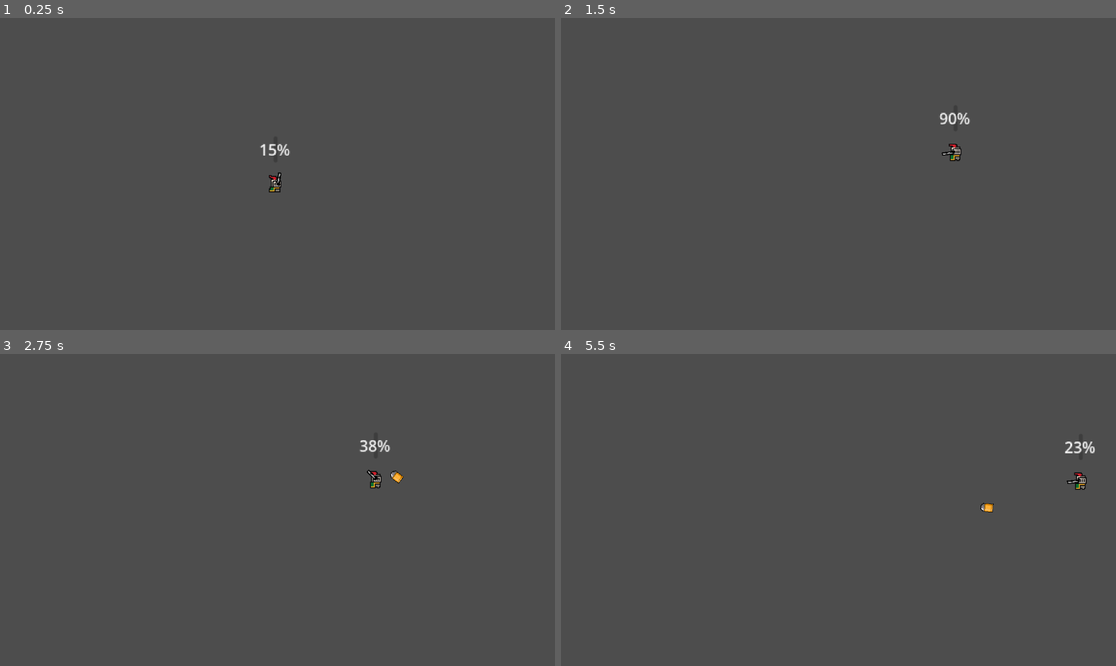
Above: before the commit, frames 1-4 (two rows, left to right).
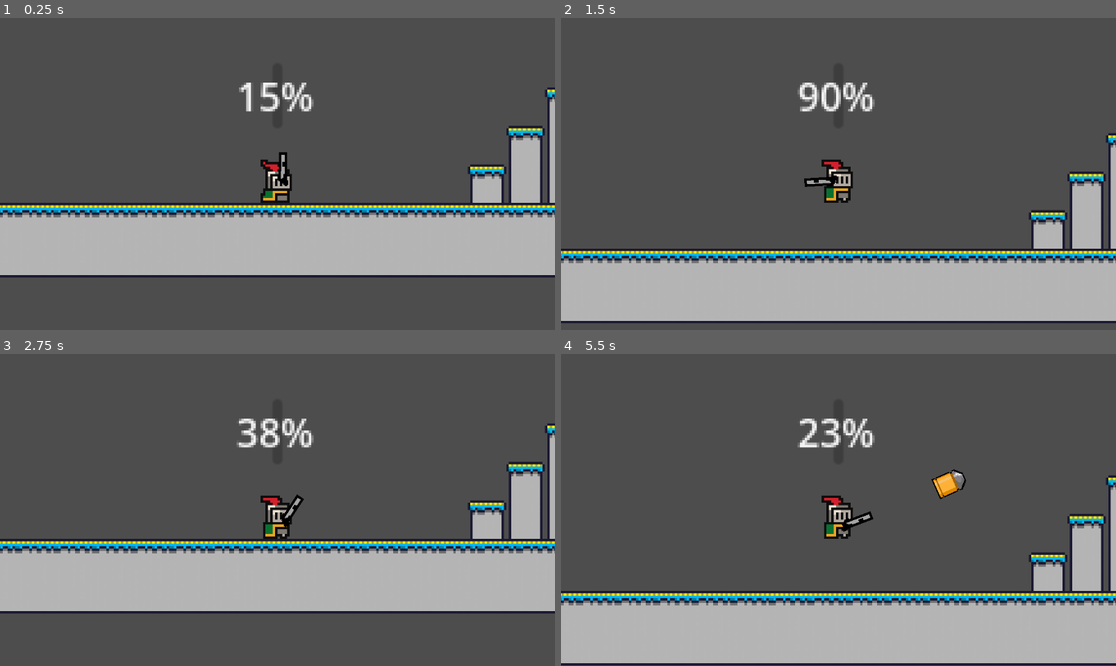
Above: after the commit, the same moments.

Repository: BridgetWidget/IT145-Project
Game: Godot game, scene res://areas.tscn
The game is run twice, just before and just after one commit, with the same random seed, the same clock (stepped at 60 frames per second) and the same inputs. Before the commit the project starts from res://world.tscn.
Inputs (mouse positions are in pixels of both pictures, inside the frame that each line leads up to):
- Up to frame 1 (0.25 s): no input
- Up to frame 2 (1.5 s): tap Enter (ui_accept) at 0.5, 0.6 s; move the mouse to (960, 158) at 0.52 s; hold Right (ui_right) from 0.53 s (still down); tap Space (Jump, bound only after the commit) at 0.77, 0.8, 1.07, 1.35 s; move the mouse to (727, 189) at 1.27 s
- Up to frame 3 (2.75 s): tap Space (Jump, bound only after the commit) at 1.52, 1.82, 2.3 s; tap Enter (ui_accept) at 1.55 s; move the mouse to (333, 441) at 2.02 s; release Right (ui_right) at 2.03 s; hold Left (ui_left) from 2.03 s (still down); click (333, 441) at 2.1 s
- Up to frame 4 (5.5 s): move the mouse to (810, 572) at 2.77 s; release Left (ui_left) at 2.78 s; hold Right (ui_right) 2.78-4.28 s; tap Enter (ui_accept) at 2.85, 3.6, 4.55 s; tap Space (Jump, bound only after the commit) at 3.02, 3.32, 3.77, 3.8, 4.07, 4.35, 4.52, 4.82, 5.3 s; move the mouse to (1005, 556) at 3.52 s; move the mouse to (672, 463) at 4.27 s; hold Left (ui_left) 4.28-5.03 s; move the mouse to (866, 510) at 5.02 s; hold Right (ui_right) from 5.03 s (still down); click (866, 510) at 5.1 s

The runs differ from the first frame. In frame 1, 28% of the frame differs, in the area x 0-100%, y 20-84%; in frame 2, 28%; in frame 3, 28%; in frame 4, 29%, in the area x 0-100%, y 20-100%.

Commit message:
Add files via upload

Diff:
--- /dev/null
+++ b/areas.tscn
@@ -0,0 +1,102 @@
+[gd_scene load_steps=5 format=3 uid="uid://babwbha0urgm8"]
+
+[ext_resource type="Texture2D" uid="uid://cjohmu1tufatu" path="res://tiles_1.png" id="1_bj23a"]
+[ext_resource type="PackedScene" uid="uid://dxvdsmbmfywcv" path="res://player.tscn" id="2_ny6da"]
+
+[sub_resource type="TileSetAtlasSource" id="TileSetAtlasSource_kmahy"]
+texture = ExtResource("1_bj23a")
+0:0/0 = 0
+0:0/0/physics_layer_0/polygon_0/points = PackedVector2Array(-8, -8, 8, -8, 8, 8, -8, 8)
+1:0/0 = 0
+1:0/0/physics_layer_0/polygon_0/points = PackedVector2Array(-8, -8, 8, -8, 8, 8, -8, 8)
+2:0/0 = 0
+2:0/0/physics_layer_0/polygon_0/points = PackedVector2Array(-8, -8, 8, -8, 8, 8, -8, 8)
+3:0/0 = 0
+3:0/0/physics_layer_0/polygon_0/points = PackedVector2Array(-8, -8, 8, -8, 8, 8, -8, 8)
+4:0/0 = 0
+4:0/0/physics_layer_0/polygon_0/points = PackedVector2Array(-8, -8, 8, -8, 8, 8, -8, 8)
+5:0/0 = 0
+5:0/0/physics_layer_0/polygon_0/points = PackedVector2Array(-8, -8, 8, -8, 8, 8, -8, 8)
+0:1/0 = 0
+0:1/0/physics_layer_0/polygon_0/points = PackedVector2Array(-8, -8, 8, -8, 8, 8, -8, 8)
+1:1/0 = 0
+1:1/0/physics_layer_0/polygon_0/points = PackedVector2Array(-8, -8, 8, -8, 8, 8, -8, 8)
+2:1/0 = 0
+2:1/0/physics_layer_0/polygon_0/points = PackedVector2Array(-8, -8, 8, -8, 8, 8, -8, 8)
+3:1/0 = 0
+3:1/0/physics_layer_0/polygon_0/points = PackedVector2Array(-8, -8, 8, -8, 8, 8, -8, 8)
+4:1/0 = 0
+4:1/0/physics_layer_0/polygon_0/points = PackedVector2Array(-8, -8, 8, -8, 8, 8, -8, 8)
+5:1/0 = 0
+5:1/0/physics_layer_0/polygon_0/points = PackedVector2Array(-8, -8, 8, -8, 8, 8, -8, 8)
+0:2/0 = 0
+0:2/0/physics_layer_0/polygon_0/points = PackedVector2Array(-8, -8, 8, -8, 8, 8, -8, 8)
+1:2/0 = 0
+1:2/0/physics_layer_0/polygon_0/points = PackedVector2Array(-8, -8, 8, -8, 8, 8, -8, 8)
+2:2/0 = 0
+2:2/0/physics_layer_0/polygon_0/points = PackedVector2Array(-8, -8, 8, -8, 8, 8, -8, 8)
+3:2/0 = 0
+3:2/0/physics_layer_0/polygon_0/points = PackedVector2Array(-8, -8, 8, -8, 8, 8, -8, 8)
+0:3/0 = 0
+0:3/0/physics_layer_0/polygon_0/points = PackedVector2Array(-8, -8, 8, -8, 8, 8, -8, 8)
+1:3/0 = 0
+1:3/0/physics_layer_0/polygon_0/points = PackedVector2Array(-8, -8, 8, -8, 8, 8, -8, 8)
+2:3/0 = 0
+2:3/0/physics_layer_0/polygon_0/points = PackedVector2Array(-8, -8, 8, -8, 8, 8, -8, 8)
+3:3/0 = 0
+3:3/0/physics_layer_0/polygon_0/points = PackedVector2Array(-8, -8, 8, -8, 8, 8, -8, 8)
+0:4/0 = 0
+0:4/0/physics_layer_0/polygon_0/points = PackedVector2Array(-8, -8, 8, -8, 8, 8, -8, 8)
+1:4/0 = 0
+1:4/0/physics_layer_0/polygon_0/points = PackedVector2Array(-8, -8, 8, -8, 8, 8, -8, 8)
+2:4/0 = 0
+2:4/0/physics_layer_0/polygon_0/points = PackedVector2Array(-8, -8, 8, -8, 8, 8, -8, 8)
+3:4/0 = 0
+3:4/0/physics_layer_0/polygon_0/points = PackedVector2Array(-8, -8, 8, -8, 8, 8, -8, 8)
+4:4/0 = 0
+4:4/0/physics_layer_0/polygon_0/points = PackedVector2Array(-8, -8, 8, -8, 8, 8, -8, 8)
+5:4/0 = 0
+5:4/0/physics_layer_0/polygon_0/points = PackedVector2Array(-8, -8, 8, -8, 8, 8, -8, 8)
+0:5/0 = 0
+0:5/0/physics_layer_0/polygon_0/points = PackedVector2Array(-8, -8, 8, -8, 8, 8, -8, 8)
+1:5/0 = 0
+1:5/0/physics_layer_0/polygon_0/points = PackedVector2Array(-8, -8, 8, -8, 8, 8, -8, 8)
+2:5/0 = 0
+2:5/0/physics_layer_0/polygon_0/points = PackedVector2Array(-8, -8, 8, -8, 8, 8, -8, 8)
+3:5/0 = 0
+3:5/0/physics_layer_0/polygon_0/points = PackedVector2Array(-8, -8, 8, -8, 8, 8, -8, 8)
+4:5/0 = 0
+4:5/0/physics_layer_0/polygon_0/points = PackedVector2Array(-8, -8, 8, -8, 8, 8, -8, 8)
+5:5/0 = 0
+5:5/0/physics_layer_0/polygon_0/points = PackedVector2Array(-8, -8, 8, -8, 8, 8, -8, 8)
+0:6/0 = 0
+0:6/0/physics_layer_0/polygon_0/points = PackedVector2Array(-8, -8, 8, -8, 8, 8, -8, 8)
+1:6/0 = 0
+1:6/0/physics_layer_0/polygon_0/points = PackedVector2Array(-8, -8, 8, -8, 8, 8, -8, 8)
+2:6/0 = 0
+2:6/0/physics_layer_0/polygon_0/points = PackedVector2Array(-8, -8, 8, -8, 8, 8, -8, 8)
+3:6/0 = 0
+3:6/0/physics_layer_0/polygon_0/points = PackedVector2Array(-8, -8, 8, -8, 8, 8, -8, 8)
+0:7/0 = 0
+0:7/0/physics_layer_0/polygon_0/points = PackedVector2Array(-8, -8, 8, -8, 8, 8, -8, 8)
+1:7/0 = 0
+1:7/0/physics_layer_0/polygon_0/points = PackedVector2Array(-8, -8, 8, -8, 8, 8, -8, 8)
+2:7/0 = 0
+2:7/0/physics_layer_0/polygon_0/points = PackedVector2Array(-8, -8, 8, -8, 8, 8, -8, 8)
+3:7/0 = 0
+3:7/0/physics_layer_0/polygon_0/points = PackedVector2Array(-8, -8, 8, -8, 8, 8, -8, 8)
+
+[sub_resource type="TileSet" id="TileSet_3i8b0"]
+physics_layer_0/collision_layer = 1
+sources/0 = SubResource("TileSetAtlasSource_kmahy")
+
+[node name="World" type="Node2D"]
+
+[node name="TileMap" type="TileMap" parent="."]
+position = Vector2(64, -1)
+tile_set = SubResource("TileSet_3i8b0")
+format = 2
+layer_0/tile_data = PackedInt32Array(65530, 65536, 0, 65531, 65536, 0, 65532, 65536, 0, 65533, 65536, 0, 65534, 65536, 0, 65535, 65536, 0, 0, 65536, 0, 1, 65536, 0, 2, 65536, 0, 3, 65536, 0, 4, 65536, 0, 5, 65536, 0, 6, 131072, 0, 131066, 65536, 2, 65542, 131072, 2, 131067, 65536, 2, 131068, 65536, 2, 131069, 65536, 2, 131070, 65536, 2, 131071, 65536, 2, 65536, 65536, 2, 65537, 65536, 2, 65541, 65536, 2, 65540, 65536, 2, 65539, 65536, 2, 65538, 65536, 2, -65535, 196608, 0, -65534, 196608, 1, -131069, 196608, 1, -65533, 196608, 1, -131070, 196608, 0, -196605, 196608, 0, -131068, 196608, 0, -65532, 196608, 1, -65531, 196608, 0, 65523, 0, 0, 65524, 65536, 0, 65525, 65536, 0, 65526, 65536, 0, 65527, 65536, 0, 65528, 65536, 0, 65529, 65536, 0, 131059, 0, 2, 131060, 65536, 2, 131061, 65536, 2, 131062, 65536, 2, 131063, 65536, 2, 131064, 65536, 2, 131065, 65536, 2)
+
+[node name="Player" parent="TileMap" instance=ExtResource("2_ny6da")]
+position = Vector2(-63, -12)
--- a/player.gd
+++ b/player.gd
@@ -1,8 +1,8 @@
 extends CharacterBody2D
 
 
-const SPEED = 130.0
-const JUMP_VELOCITY = -300.0
+const SPEED = 100.0
+const JUMP_VELOCITY = -200.0
 var personl1 = true
 # Get the gravity from the project settings to be synced with RigidBody nodes.
 var gravity = ProjectSettings.get_setting("physics/2d/default_gravity")
@@ -15,12 +15,12 @@
 		velocity.y += gravity * delta
 
 	# Handle Jump.
-	if Input.is_action_just_pressed("ui_accept") and is_on_floor():
+	if Input.is_action_just_pressed("Jump") and is_on_floor():
 		velocity.y = JUMP_VELOCITY
 
 	# Get the input direction and handle the movement/deceleration.
 	# As good practice, you should replace UI actions with custom gameplay actions.
-	var direction = Input.get_axis("ui_left", "ui_right")
+	var direction = Input.get_axis("move_left", "move_right")
 	if direction:
 		velocity.x = direction * SPEED
 	else:
--- a/player.tscn
+++ b/player.tscn
@@ -1,12 +1,8 @@
-[gd_scene load_steps=26 format=3 uid="uid://ctiigfp7pt32e"]
+[gd_scene load_steps=26 format=3 uid="uid://dxvdsmbmfywcv"]
 
 [ext_resource type="Texture2D" uid="uid://0pgtmwiu7an0" path="res://knight.png" id="1_7j2l0"]
 [ext_resource type="Script" uid="uid://cc0pjqg888mim" path="res://player.gd" id="1_sary1"]
 [ext_resource type="PackedScene" uid="uid://d1x2s60dynt4b" path="res://Gun.tscn" id="3_i3pqv"]
-
-[sub_resource type="CapsuleShape2D" id="CapsuleShape2D_66pxa"]
-radius = 5.0
-height = 16.0
 
 [sub_resource type="AtlasTexture" id="AtlasTexture_57ob8"]
 atlas = ExtResource("1_7j2l0")
@@ -166,17 +162,16 @@
 "speed": 5.0
 }]
 
+[sub_resource type="CapsuleShape2D" id="CapsuleShape2D_i3pqv"]
+radius = 6.0
+height = 20.0
+
 [node name="Player" type="CharacterBody2D"]
+position = Vector2(1, -12)
 collision_layer = 9
 collision_mask = 9
 safe_margin = 0.001
 script = ExtResource("1_sary1")
-
-[node name="CollisionShape2D" type="CollisionShape2D" parent="."]
-modulate = Color(0, 0, 1, 1)
-top_level = true
-position = Vector2(0, 4)
-shape = SubResource("CapsuleShape2D_66pxa")
 
 [node name="AnimatedSprite2D" type="AnimatedSprite2D" parent="."]
 sprite_frames = SubResource("SpriteFrames_24n6b")
@@ -192,3 +187,10 @@
 offset_top = -46.0
 offset_right = 2.0
 offset_bottom = -19.0
+
+[node name="Camera2D" type="Camera2D" parent="."]
+zoom = Vector2(5, 5)
+
+[node name="CollisionShape2D" type="CollisionShape2D" parent="."]
+position = Vector2(-1, 2)
+shape = SubResource("CapsuleShape2D_i3pqv")
--- a/project.godot
+++ b/project.godot
@@ -10,8 +10,8 @@
 
 [application]
 
-config/name="Nosepounding3.0"
-run/main_scene="res://world.tscn"
+config/name="Platform"
+run/main_scene="uid://babwbha0urgm8"
 config/features=PackedStringArray("4.4", "Forward Plus")
 config/icon="res://icon.svg"
 
@@ -34,6 +34,22 @@
 "events": [Object(InputEventMouseButton,"resource_local_to_scene":false,"resource_name":"","device":-1,"window_id":0,"a …(253 unchanged characters)…
 ]
 }
+Jump={
+"deadzone": 0.2,
+"events": [Object(InputEventKey,"resource_local_to_scene":false,"resource_name":"","device":-1,"window_id":0,"alt_pressed":false,"shift_pressed":false,"ctrl_pressed":false,"meta_pressed":false,"pressed":false,"keycode":0,"physical_keycode":32,"key_label":0,"unicode":32,"location":0,"echo":false,"script":null)
+, Object(InputEventKey,"resource_local_to_scene":false,"resource_name":"","device":-1,"window_id":0,"alt_pressed":false,"shift_pressed":false,"ctrl_pressed":false,"meta_pressed":false,"pressed":false,"keycode":0,"physical_keycode":87,"key_label":0,"unicode":119,"location":0,"echo":false,"script":null)
+]
+}
+move_left={
+"deadzone": 0.2,
+"events": [Object(InputEventKey,"resource_local_to_scene":false,"resource_name":"","device":-1,"window_id":0,"alt_pressed":false,"shift_pressed":false,"ctrl_pressed":false,"meta_pressed":false,"pressed":false,"keycode":0,"physical_keycode":65,"key_label":0,"unicode":97,"location":0,"echo":false,"script":null)
+]
+}
+move_right={
+"deadzone": 0.2,
+"events": [Object(InputEventKey,"resource_local_to_scene":false,"resource_name":"","device":-1,"window_id":0,"alt_pressed":false,"shift_pressed":false,"ctrl_pressed":false,"meta_pressed":false,"pressed":false,"keycode":0,"physical_keycode":68,"key_label":0,"unicode":100,"location":0,"echo":false,"script":null)
+]
+}
 
 [rendering]
 
Binary file added: tiles_1.png
Not shown, added: tiles_1.png.import
